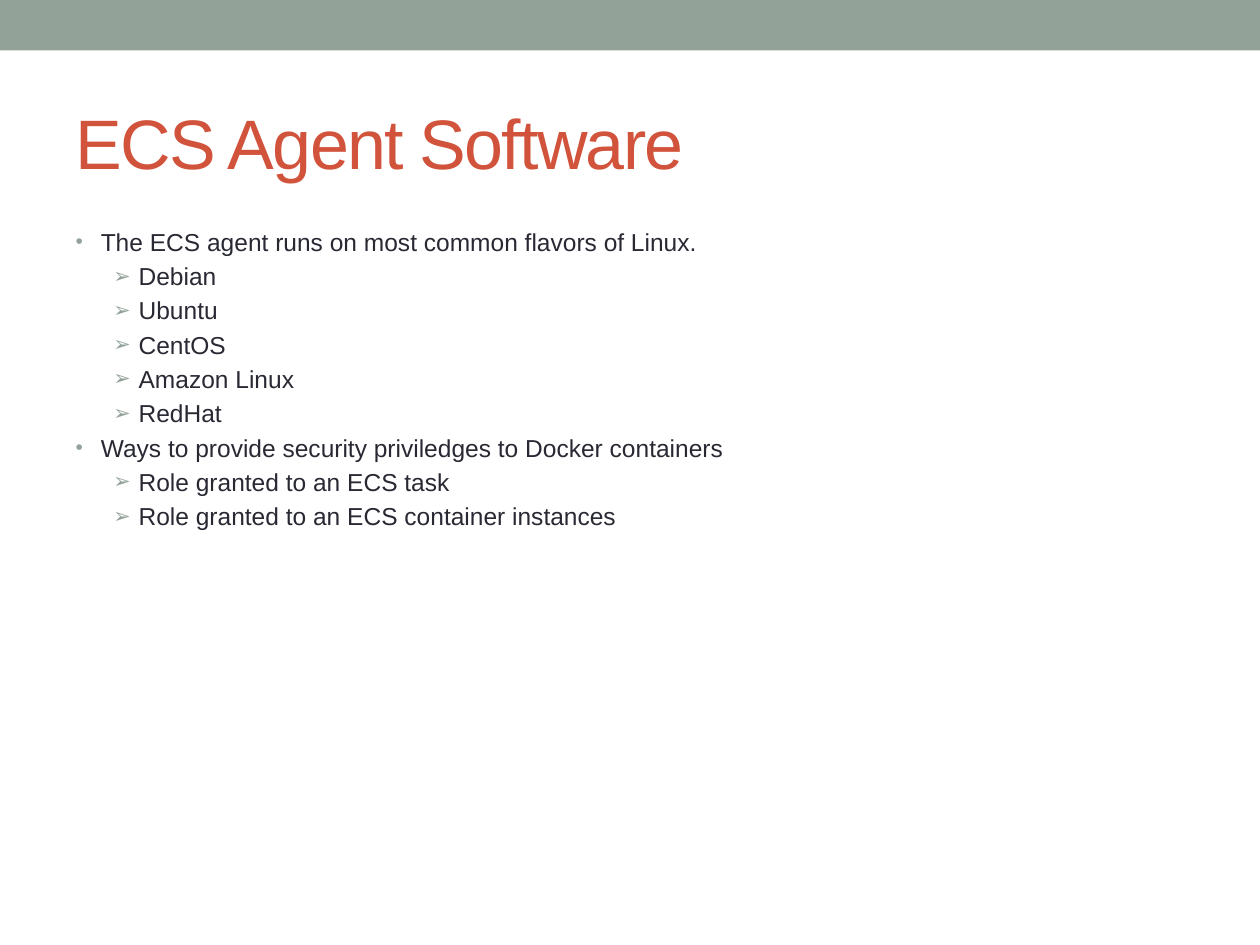
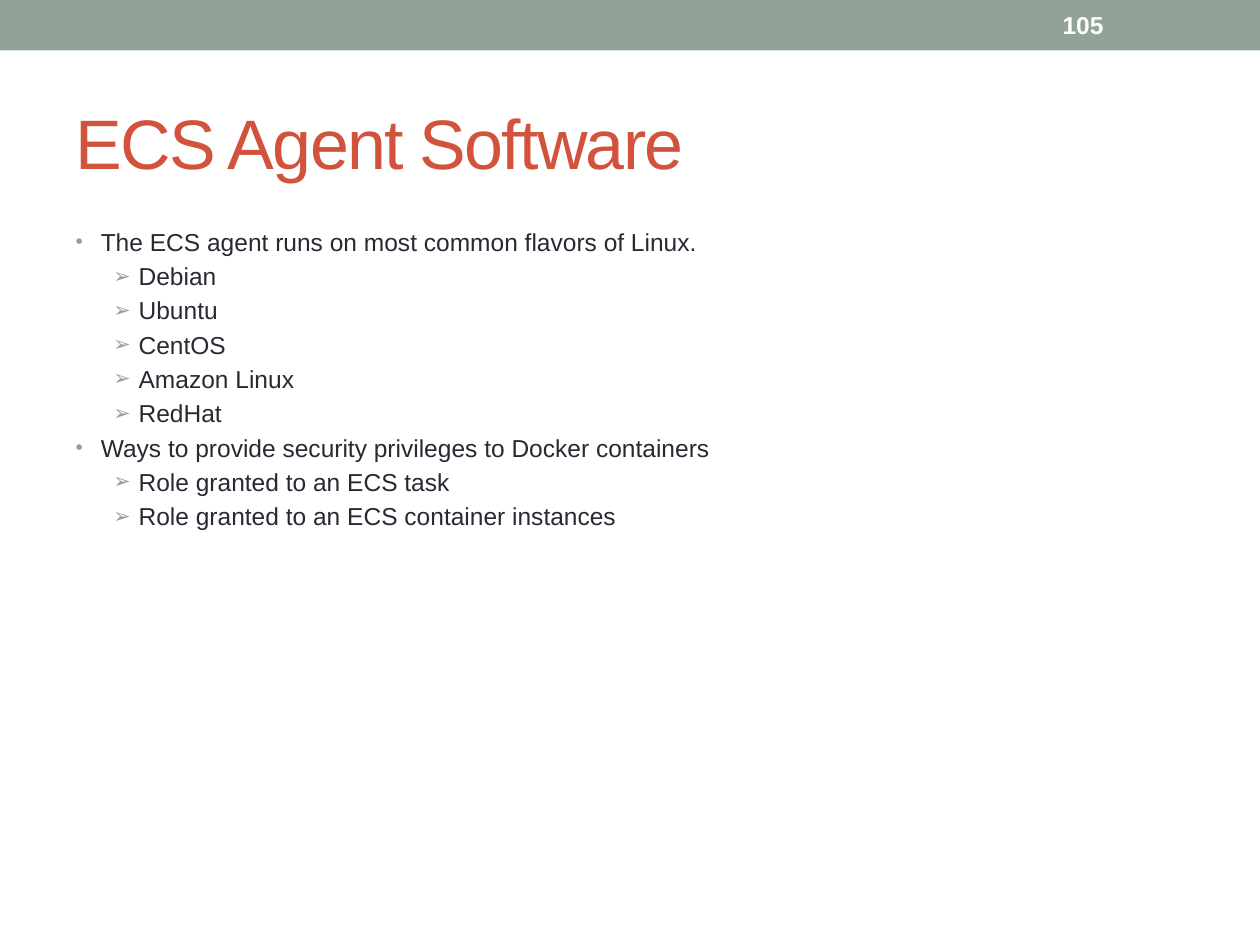
Before and after one commit to notionquest/ProjectDocumentation, a slide deck: slide 105 of AWS_Solution_Architect.pptx (slide 102 before the commit). Drawn at 1260x945 pixels with LibreOffice and Linux fonts; fonts in the diff are those of the drawing. Boxes give left, top, right and bottom in pixels: in the first picture for what was removed or moved away, otherwise in the second. Text is boxed around its words. In the diff, an @@ line names an element or a change of style, - is before the commit and + after.

```diff
--- a/AWS_Solution_Architect.pptx
+++ b/AWS_Solution_Architect.pptx
@@ page number added at (1063, 17, 1104, 34), 14 pt, text #FFFFFF, bold @@
+105
@@ text at (101, 439, 709, 462): text changed @@
-• Ways to provide security priviledges to Docker containers
+• Ways to provide security privileges to Docker containers
```
Also in this commit, not shown: 106 other slides changed, 4 slides added, 1 slide removed.
